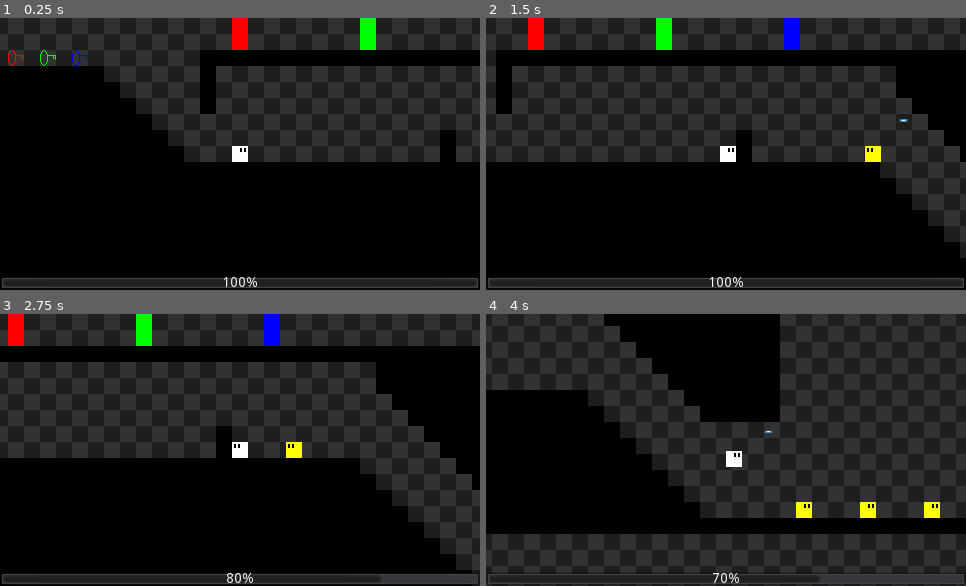
Above: before the commit, frames 1-4 (two rows, left to right).
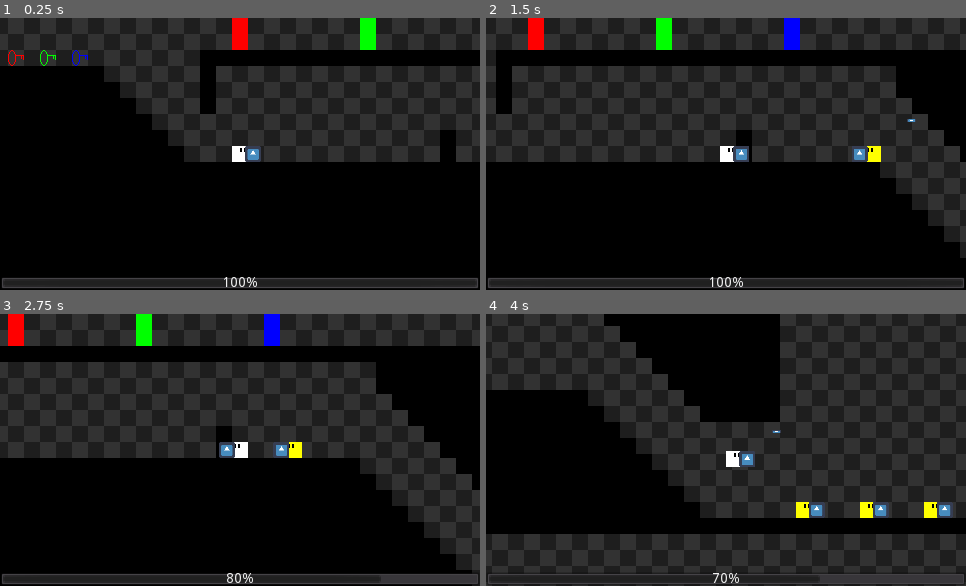
Above: after the commit, the same moments.

Repository: POtOSoftware/Project-Poop-Shit
Game: Godot game, scene res://Levels/dev.tscn
Two runs of this game, one before a commit and one after it. Both use one fixed random seed, a clock stepped at 60 frames per second and the inputs below. The engine's default icon, where the game draws it, is replaced by a stand-in: a white triangle on a blue panel in a dark square.
Inputs:
- Up to frame 1 (0.25 s): no input
- Up to frame 2 (1.5 s): tap Enter at 0.5 s; hold Ctrl (fire) 0.53-1.28 s; hold Right (move_right) from 0.53 s (still down); tap Up (jump) at 0.77 s; tap Ctrl (fire) at 1.35 s
- Up to frame 3 (2.75 s): tap Up (jump) at 1.52 s; release Right (move_right) at 2.03 s; hold Left (move_left) from 2.03 s (still down); hold Ctrl (fire) from 2.03 s (still down)
- Up to frame 4 (4 s): release Left (move_left) at 2.78 s; release Ctrl (fire) at 2.78 s; hold Right (move_right) from 2.78 s (still down); tap Ctrl (fire) at 2.85 s; tap Up (jump) at 3.02, 3.77 s; hold Ctrl (fire) from 3.53 s (still down)

The runs differ from the first frame. In frame 1, 0.2% of the frame differs, in the area x 51-55%, y 47-53%; in frame 2, 0.4%; in frame 3, 0.4%; in frame 4, 0.8%, in the area x 52-98%, y 42-75%.

Commit message:
add gun sprite support, and "properly" flip the gun

Diff:
--- a/Assets/Bullet/Bullet.gd
+++ b/Assets/Bullet/Bullet.gd
@@ -1,6 +1,6 @@
 extends RigidBody2D
 
-var direction = Vector2.RIGHT
+var direction
 var bullet_speed = 500
 var gun_damage
 var exclude: Node2D
--- a/Assets/Gun/Gun.gd
+++ b/Assets/Gun/Gun.gd
@@ -8,24 +8,30 @@
 var can_fire = true
 var damage = 0
 
+onready var gun_sprite = $GunSprite
+onready var fire_point = $FirePoint
+
 var weapons = {
 	"pistol" : {
 		damage = 10,
 		fire_rate = 0.33,
 		num_projectiles = 1,
-		projectile = preload("res://Assets/Bullet/Bullet.tscn")
+		projectile = preload("res://Assets/Bullet/Bullet.tscn"),
+		sprite = preload("res://icon.png")
 	},
 	"smg" : {
 		damage = 5,
 		fire_rate = 0.05,
 		num_projectiles = 1,
-		projectile = preload("res://Assets/Bullet/Bullet.tscn")
+		projectile = preload("res://Assets/Bullet/Bullet.tscn"),
+		sprite = preload("res://icon.png")
 	},
 	"assault_rifle" : {
 		damage = 20,
 		fire_rate = 0.2,
 		num_projectiles = 1,
-		projectile = preload("res://Assets/Bullet/Bullet.tscn")
+		projectile = preload("res://Assets/Bullet/Bullet.tscn"),
+		sprite = preload("res://icon.png")
 	},
 	"death_lazer" : {
 		damage = 2,
@@ -33,6 +39,10 @@
 		num_projectiles = 5
 	}
 }
+
+func set_weapon(new_weapon: String) -> void:
+	current_weapon = new_weapon
+	gun_sprite.texture = weapons[new_weapon].sprite
 
 func fire(_exclude: Node2D = null):
 	if ammo > 0 and can_fire:
@@ -43,8 +53,9 @@
 func create_bullet(num_projectiles : int = 1, _exclude: Node2D = null):
 	for i in num_projectiles:
 		var projectile_instance = weapons[current_weapon].projectile.instance()
-		projectile_instance.position = self.global_position
-		projectile_instance.direction = Vector2.RIGHT.rotated(rotation)
+		projectile_instance.position = fire_point.global_position
+		# looks weird but it works so nyaaaaaa :p
+		projectile_instance.direction = Vector2.RIGHT * scale.x
 		projectile_instance.gun_damage = weapons[current_weapon].damage
 		projectile_instance.set_exclude(_exclude)
 		get_tree().get_root().add_child(projectile_instance)
--- a/Assets/Gun/Gun.tscn
+++ b/Assets/Gun/Gun.tscn
@@ -1,10 +1,24 @@
-[gd_scene load_steps=2 format=2]
+[gd_scene load_steps=4 format=2]
 
 [ext_resource path="res://Assets/Gun/Gun.gd" type="Script" id=1]
+[ext_resource path="res://icon.png" type="Texture" id=2]
+
+[sub_resource type="LineShape2D" id=1]
+normal = Vector2( 0.158, 0 )
 
 [node name="Gun" type="Node2D"]
 script = ExtResource( 1 )
 
 [node name="RayCast2D" type="RayCast2D" parent="."]
-visible = false
+modulate = Color( 1, 0, 1, 1 )
 cast_to = Vector2( 50, 0 )
+
+[node name="FirePoint" type="Node2D" parent="."]
+position = Vector2( 8, 0 )
+
+[node name="CollisionShape2D" type="CollisionShape2D" parent="FirePoint"]
+shape = SubResource( 1 )
+
+[node name="GunSprite" type="Sprite" parent="."]
+scale = Vector2( 0.25, 0.25 )
+texture = ExtResource( 2 )
--- a/Enemies/YellowGuy.gd
+++ b/Enemies/YellowGuy.gd
@@ -33,7 +33,8 @@
 
 func _ready():
 	set_new_state(state)
-	gun.current_weapon = current_weapon
+	gun.set_weapon(current_weapon)
+	#gun.current_weapon = current_weapon
 	flip_node(is_flipped)
 	set_process(false)
 	#move_in_current_direction(5)
@@ -107,6 +108,7 @@
 	velocity = move_and_slide(velocity, Vector2.UP)
 
 func update_ai():
+	# only a human can write code this crappy, no AI here
 	match state:
 		states.IDLE:
 			stop_moving()
@@ -204,7 +206,7 @@
 		flippable.scale.x = -1
 		#detection_ray.scale.x = -1
 		#obstacle_ray.scale.x = -1
-		gun.rotation_degrees = 180
+		#gun.rotation_degrees = 180
 		#gun.position.x = -13
 		#print(gun.scale)
 	else:
@@ -212,10 +214,13 @@
 		flippable.scale.x = 1
 		#detection_ray.scale.x = 1
 		#obstacle_ray.scale.x = 1
-		gun.rotation_degrees = 0
+		#gun.rotation_degrees = 0
 		#gun.position.x = 13
 		#print(gun.scale)
 
+	# still faces the wrong direction in collision debug view
+	# BUT IT WORKS WHO CARES :33333
+	gun.scale.x = flippable.scale.x
 	is_flipped = value
 
 func _on_PlayerDetection_body_entered(body):
--- a/Player/Player.gd
+++ b/Player/Player.gd
@@ -79,7 +79,8 @@
 	Global.player_gun = gun
 	Input.set_mouse_mode(Input.MOUSE_MODE_HIDDEN)
 
-	gun.current_weapon = current_weapon
+	gun.set_weapon(current_weapon)
+	#gun.current_weapon = current_weapon
 
 	add_child(coyote_timer)
 	coyote_timer.wait_time = coyote_time
@@ -114,13 +115,13 @@
 		acc.x = -max_acceleration
 		sprite.set_flip_h(true)
 		gun.scale.x = -1
-		gun.rotation_degrees = 180
+		#gun.rotation_degrees = 180
 		gun.position.x = -13
 	if Input.is_action_pressed("move_right"):
 		acc.x = max_acceleration
 		sprite.set_flip_h(false)
 		gun.scale.x = 1
-		gun.rotation_degrees = 0
+		#gun.rotation_degrees = 0
 		gun.position.x = 13
 
 
--- a/Player/dbg_DebugMenu.gd
+++ b/Player/dbg_DebugMenu.gd
@@ -41,13 +41,17 @@
 func _on_dbg_WeaponSelect_item_selected(index):
 	match index:
 		0:
-			Global.player_gun.current_weapon = "pistol"
+			Global.player_gun.set_weapon("pistol")
+			#Global.player_gun.current_weapon = "pistol"
 		1:
-			Global.player_gun.current_weapon = "smg"
+			Global.player_gun.set_weapon("smg")
+			#Global.player_gun.current_weapon = "smg"
 		2:
-			Global.player_gun.current_weapon = "assault_rifle"
+			Global.player_gun.set_weapon("assault_rifle")
+			#Global.player_gun.current_weapon = "assault_rifle"
 		3:
-			Global.player_gun.current_weapon = "death_lazer"
+			Global.player_gun.set_weapon("death_lazer")
+			#Global.player_gun.current_weapon = "death_lazer"
 
 	print("Changed weapon to " + Global.player_gun.current_weapon)
 
